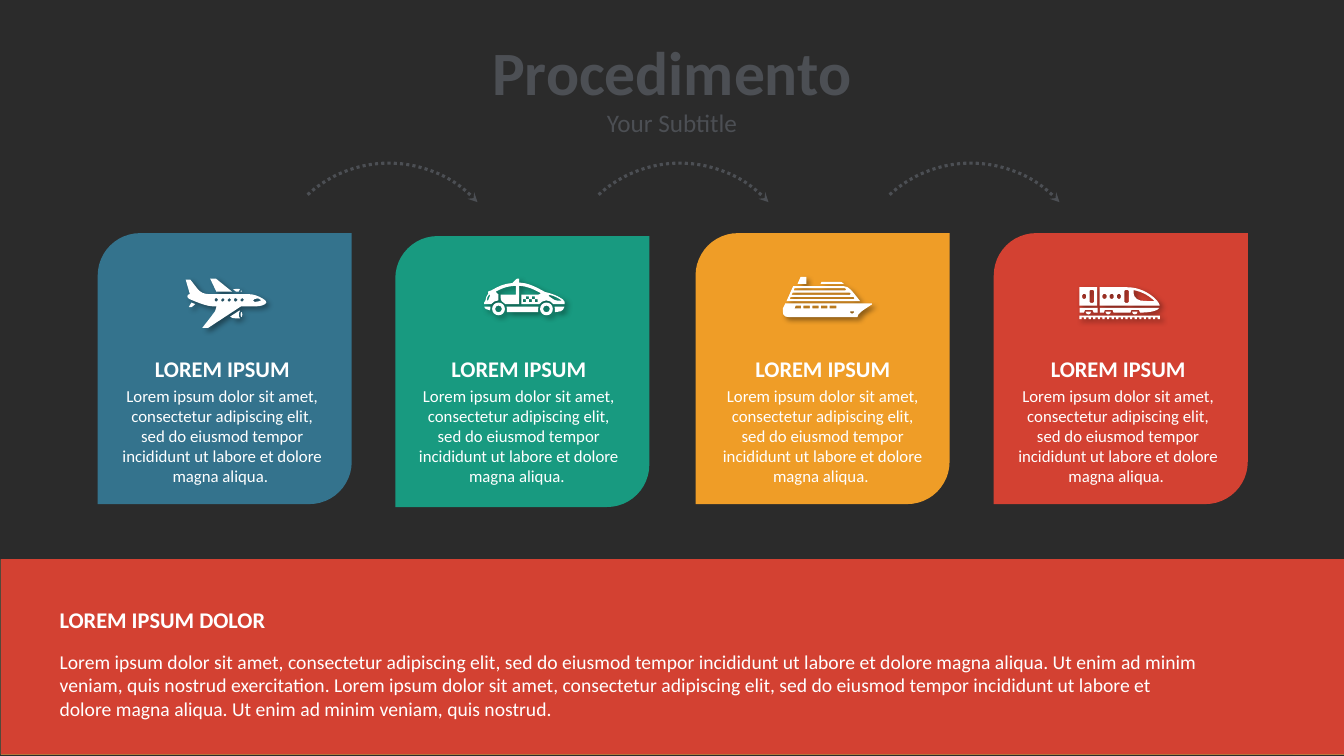
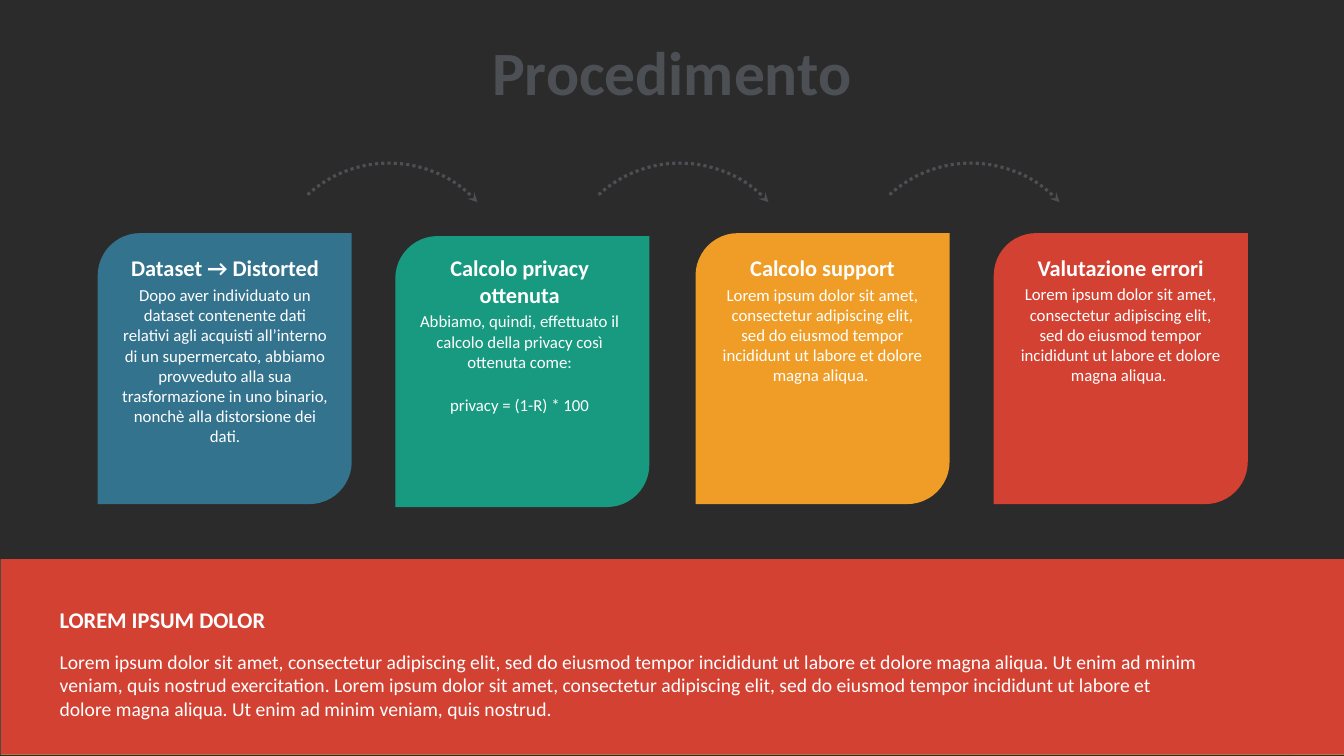
Before and after one commit to jf994/DataProtectionProject, a slide deck: slide 3 of docs/Presentazione.pptx (slide 4 before the commit). Drawn at 1344x756 pixels with LibreOffice and Linux fonts; fonts in the diff are those of the drawing; grey boxes stand for pictures; background and template pictures are left out; a plain dark background stands for a picture behind light text. Boxes give left, top, right and bottom in pixels: in the first picture for what was removed or moved away, otherwise in the second. Text is boxed around its words. In the diff, an @@ line names an element or a change of style, - is before the commit and + after.

```diff
--- a/docs/Presentazione.pptx
+++ b/docs/Presentazione.pptx
@@ text at box(607, 115, 737, 132): paragraph removed @@
-Your Subtitle
@@ text at box(122, 260, 328, 442): text changed @@
-LOREM IPSUM
-Lorem ipsum dolor sit amet, consectetur adipiscing elit, sed do eiusmod tempor incididunt ut labore et dolore magna aliqua.
+Dataset → Distorted
+Dopo aver individuato un dataset contenente dati relativi agli acquisti all’interno di un supermercato, abbiamo provveduto alla sua trasformazione in uno binario, nonchè alla distorsione dei dati.
@@ text at box(420, 260, 619, 414): text changed @@
-LOREM IPSUM
-Lorem ipsum dolor sit amet, consectetur adipiscing elit, sed do eiusmod tempor incididunt ut labore et dolore magna aliqua.
+Calcolo privacy ottenuta
+Abbiamo, quindi, effettuato il calcolo della privacy così ottenuta come:
+privacy = (1-R) * 100
@@ text "Calcolo support": place and size @@
-text "Calcolo support" at box(723, 362, 922, 485)
+text "Calcolo support" at box(723, 260, 922, 384)
@@ text at box(750, 260, 894, 280): text changed @@
-LOREM IPSUM
+Calcolo support
@@ text "Valutazione errori": place and size @@
-text "Valutazione errori" at box(1018, 362, 1217, 485)
+text "Valutazione errori" at box(1021, 260, 1220, 384)
@@ text at box(1038, 260, 1203, 276): text changed @@
-LOREM IPSUM
+Valutazione errori
@@ freeform shape removed at box(186, 278, 266, 328) @@
@@ freeform shape removed at box(484, 278, 565, 315) @@
@@ freeform shape removed at box(782, 277, 872, 318) @@
@@ freeform shape removed at box(1080, 287, 1160, 320) @@
```
Also in this commit, not shown: 1 other slide changed, 1 slide added, 1 slide removed, 1 other file.
